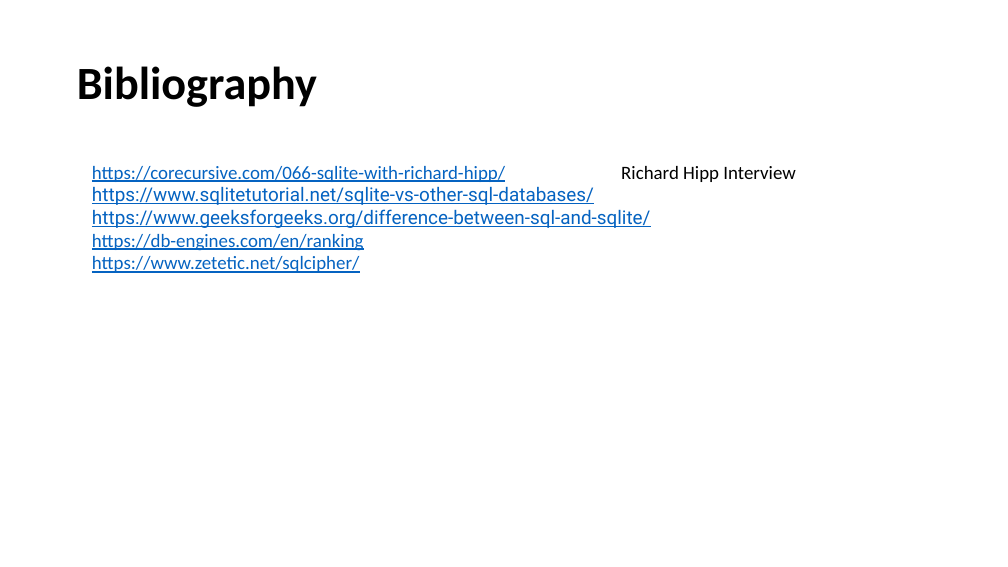
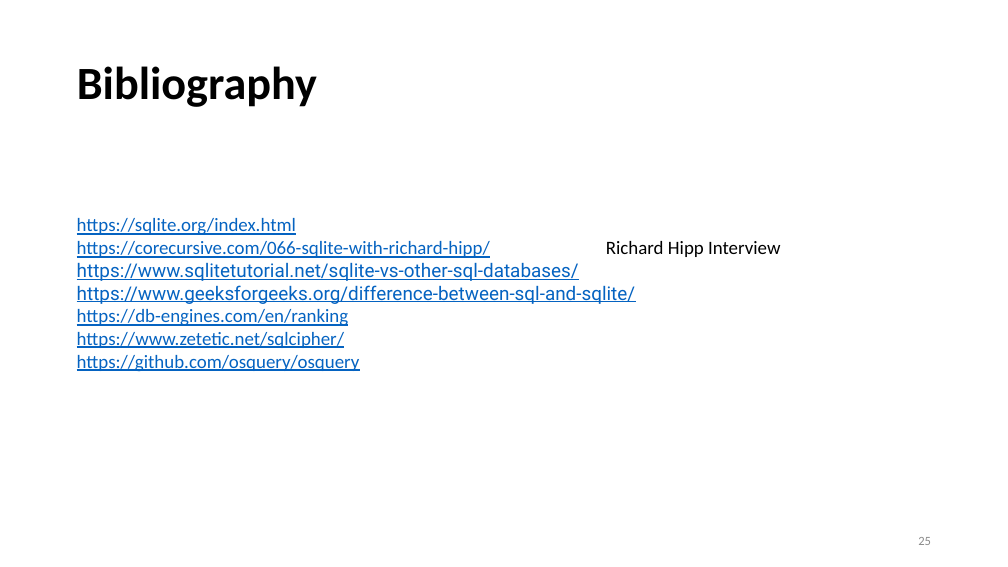
Before and after one commit to AntonioPirani/SQLiteProject, a slide deck: slide 25 of Presentation.pptx (slide 22 before the commit). Drawn at 1008x567 pixels with LibreOffice and Linux fonts; fonts in the diff are those of the drawing. Boxes give left, top, right and bottom in pixels: in the first picture for what was removed or moved away, otherwise in the second. Text is boxed around its words. In the diff, an @@ line names an element or a change of style, - is before the commit and + after.

```diff
--- a/Presentation.pptx
+++ b/Presentation.pptx
@@ text "https://sqlite.org/index.html" moved from (x1=92, y1=166, x2=795, y2=273) to (x1=77, y1=218, x2=780, y2=372) @@
@@ text at (x1=77, y1=218, x2=296, y2=235): paragraph added @@
+https://sqlite.org/index.html
@@ text at (x1=77, y1=355, x2=360, y2=372): paragraph added @@
+https://github.com/osquery/osquery
@@ page number added at (x1=918, y1=537, x2=931, y2=545), 12 pt, text #8C8C8C @@
+25
```
Also in this commit, not shown: 20 other slides changed, 3 slides added.
